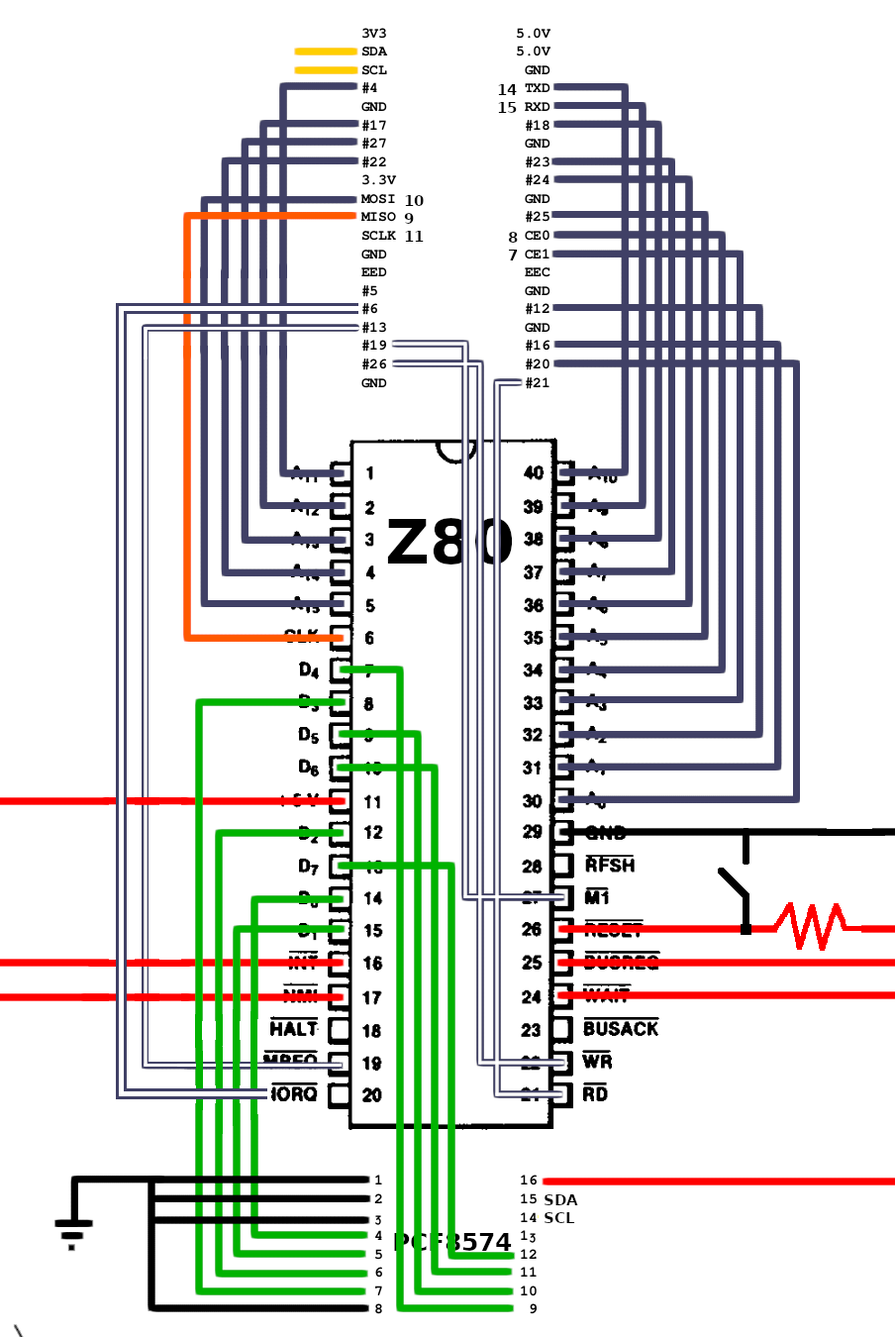
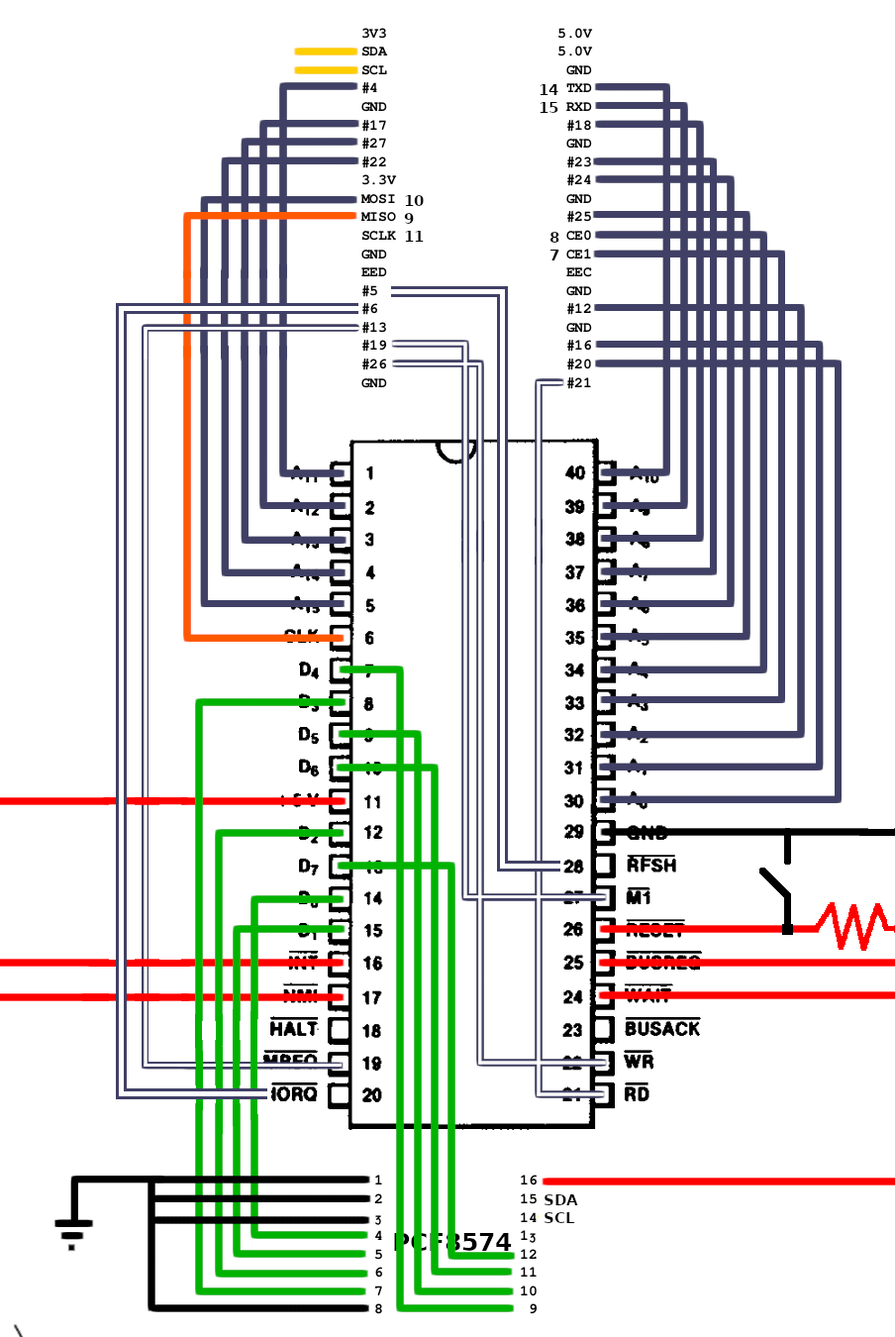
Comparing the layer stacks of the two 895 × 1337 images. Changes:
painted on "wiringZ80.png" over (387, 27, 895, 1130)
